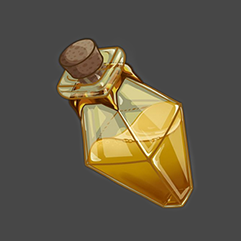
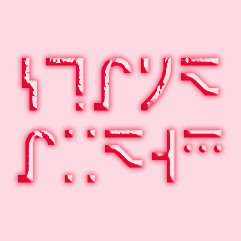
Before/after of a 241×241 layered artwork. What changed in the layer stack:
added layer "Stand ardGf" above "Layer 4" over (18, 58, 222, 183)
hid "potion-2" over (49, 32, 198, 212)
added layer "Layer 2 copy 2" above "Layer 2 copy" over (0, 0, 241, 241)
added layer "Layer 2 copy" above "Layer 2" over (0, 0, 241, 241)
